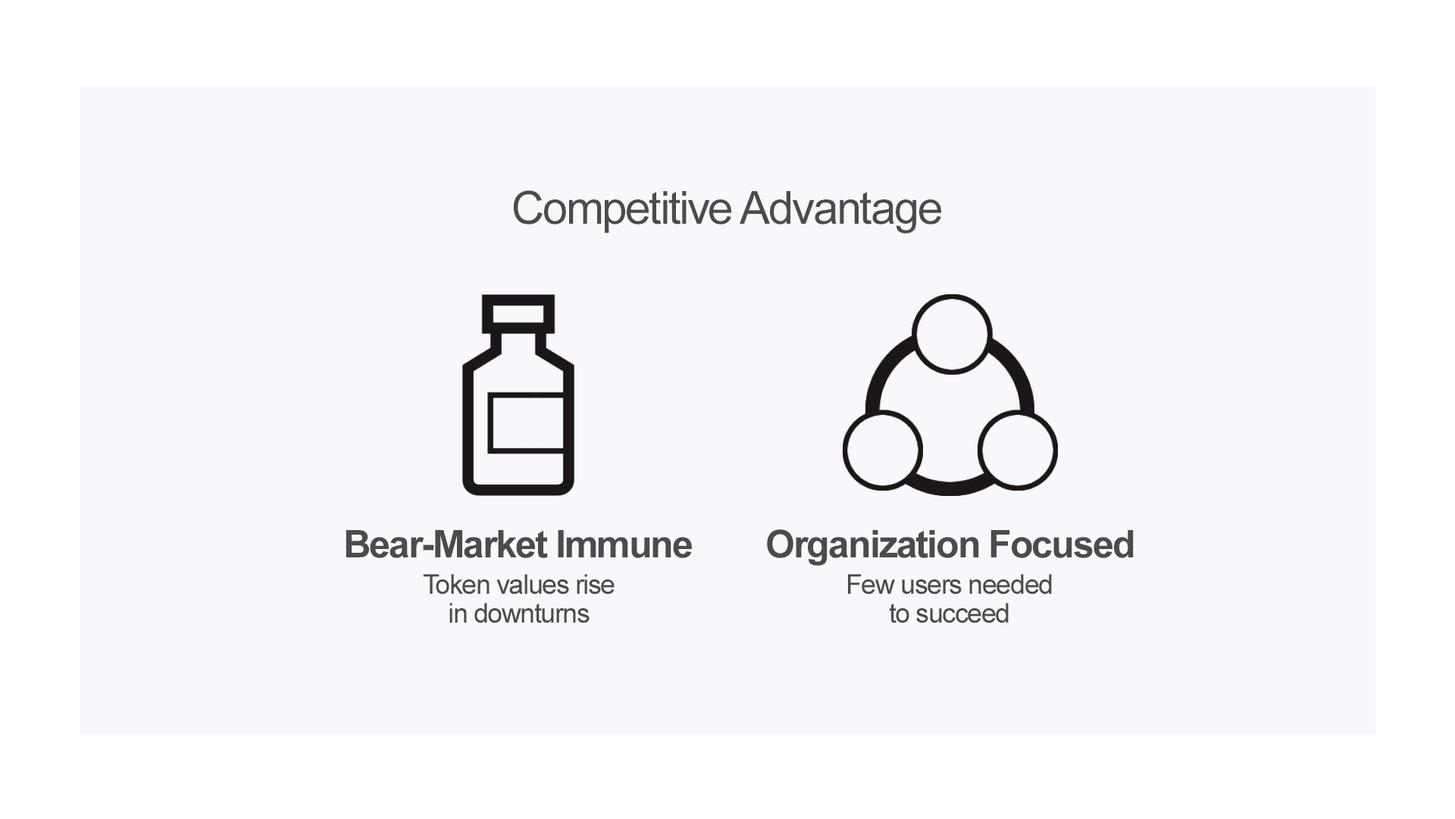
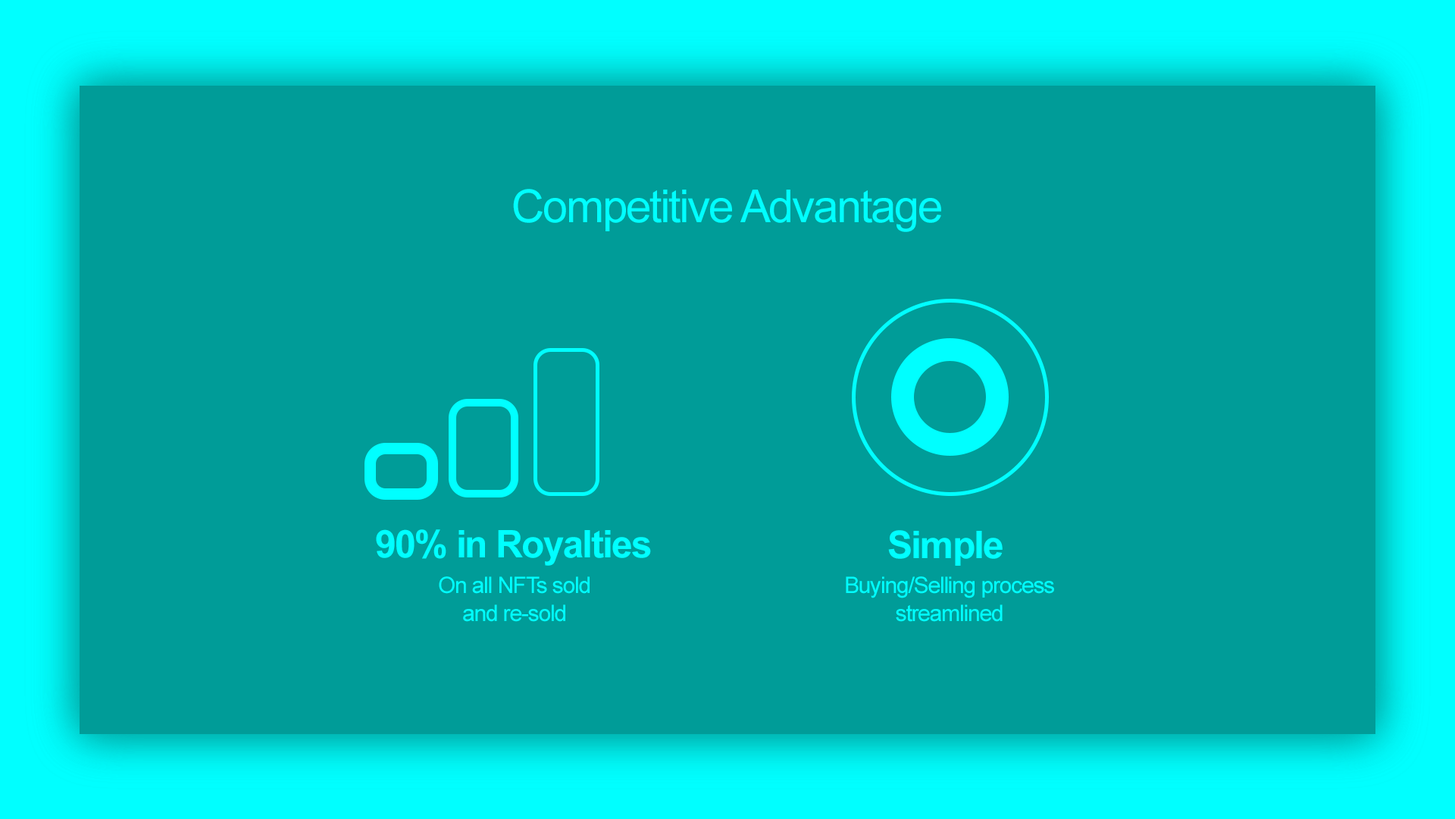
Revision of a layered 1455 × 819 image; what changed, layer by layer:
added layer "Rectangle 3 copy 3" (overlay) above "Rectangle 3 copy 4" over (x1=533, y1=347, x2=600, y2=496)
added layer "Rectangle 3 copy 4" (overlay) above "Rectangle 3 copy 5" over (x1=448, y1=398, x2=519, y2=498)
added layer "Rectangle 3 copy 5" (overlay) above "Rectangle 3 copy" over (x1=364, y1=442, x2=439, y2=500)
added layer "Ellipse 1 copy" (overlay) above "Ellipse 1" over (x1=891, y1=338, x2=1009, y2=456)
"Ellipse 1": blend normal → overlay, moved it above "Buying/Selling process streamlined", painted on it over (x1=842, y1=294, x2=1059, y2=496)
renamed "Few users needed to succeed" to "Buying/Selling process streamlined", blend normal → overlay, painted on it over (x1=845, y1=573, x2=1055, y2=624)
renamed "Token values rise in downturns" to "On all NFTs sold and re-sold", blend normal → overlay, painted on it over (x1=422, y1=573, x2=615, y2=624)
renamed "Organization Focused" to "Simple", blend normal → overlay, moved it above "90% in Royalties", painted on it over (x1=767, y1=529, x2=1134, y2=566)
renamed "Bear-Market Immune" to "90% in Royalties", blend normal → overlay, painted on it over (x1=345, y1=529, x2=693, y2=566)
"Competitive Advantage": blend normal → overlay, painted on it over (x1=513, y1=188, x2=942, y2=234)
renamed "1118209_body_bottle_fitness_medicine_pills_icon copy" to "Rectangle 2", painted on it over (x1=79, y1=85, x2=1376, y2=734)
removed layer "Rectangle 2" over (x1=79, y1=85, x2=1376, y2=734)
removed layer "Background" over (x1=0, y1=0, x2=1455, y2=819)
added layer "Rectangle 2 copy 2" (80%) above "Rectangle 2 copy" over (x1=24, y1=30, x2=1432, y2=790)
added layer "Rectangle 2 copy" above "Layer 0" over (x1=24, y1=30, x2=1432, y2=790)
added layer "Layer 0" over (x1=0, y1=0, x2=1455, y2=819)
